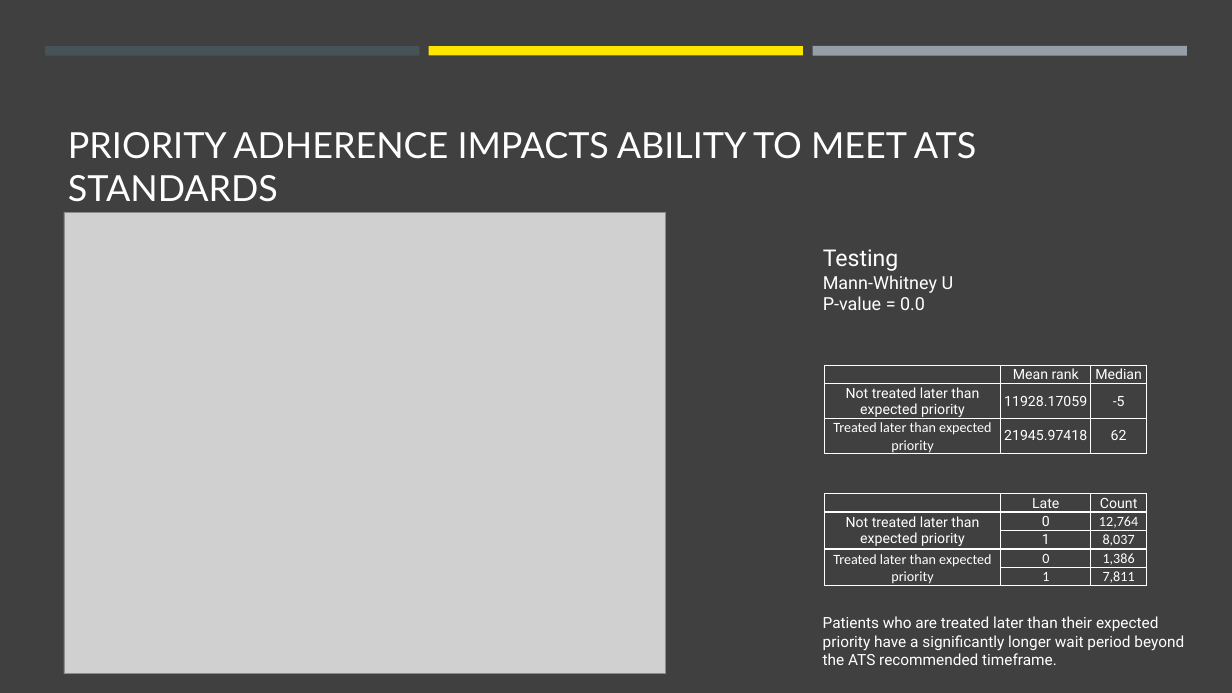
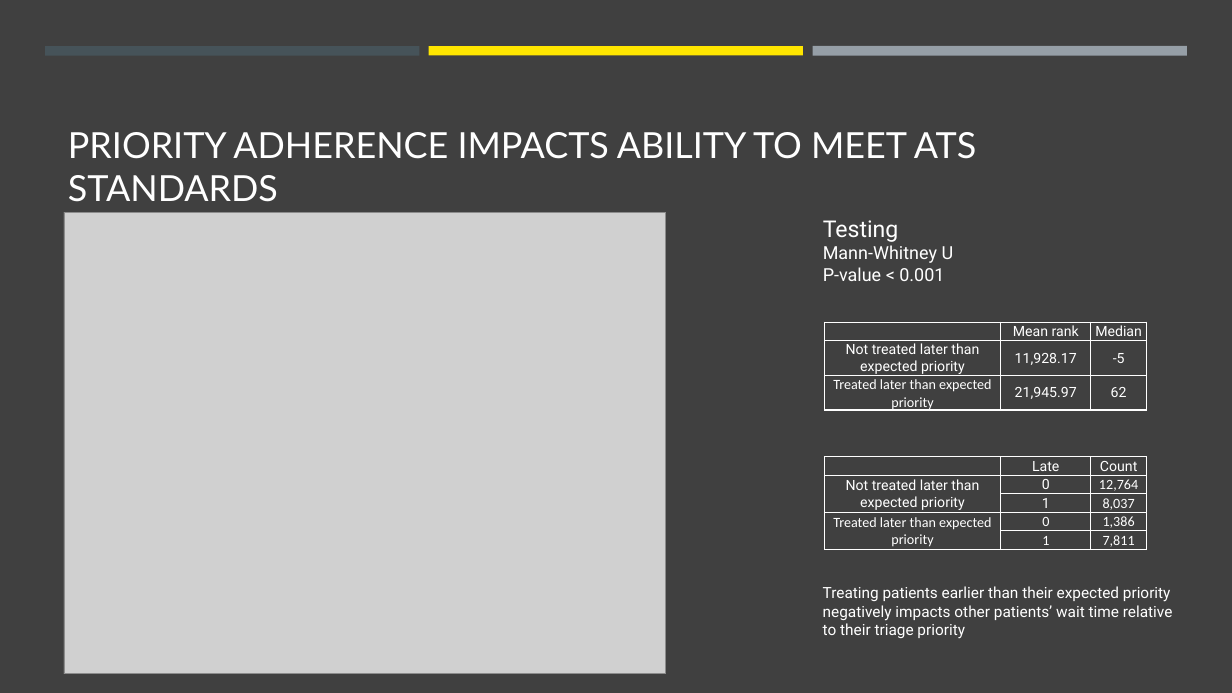
Before and after one commit to jasonnguyen3697/EY_DataChallenge, a slide deck: slide 10 of stuff.pptx. Drawn at 1232x693 pixels with LibreOffice and Linux fonts; fonts in the diff are those of the drawing; grey boxes stand for pictures. Boxes give left, top, right and bottom in pixels: in the first picture for what was removed or moved away, otherwise in the second. Text is boxed around its words. In the diff, an @@ line names an element or a change of style, - is before the commit and + after.

```diff
--- a/stuff.pptx
+++ b/stuff.pptx
@@ text "Testing": place and size @@
-text "Testing" at bbox=[823, 249, 954, 310]
+text "Testing" at bbox=[823, 220, 954, 281]
@@ text at bbox=[823, 267, 944, 281]: text changed @@
-P-value = 0.0
+P-value < 0.001
@@ table at bbox=[824, 323, 1147, 415] @@
-row 2, column 2: 11928.17059
+row 2, column 2: 11,928.17
-row 3, column 2: 21945.97418
+row 3, column 2: 21,945.97
@@ table: place and size @@
-table at bbox=[824, 365, 1147, 458]
+table at bbox=[824, 323, 1147, 415]
@@ table: place and size @@
-table at bbox=[824, 494, 1147, 590]
+table at bbox=[824, 457, 1147, 551]
@@ text at bbox=[823, 586, 1173, 639]: text changed @@
-Patients who are treated later than their expected priority have a significantly longer wait period beyond the ATS recommended timeframe.
+Treating patients earlier than their expected priority negatively impacts other patients’ wait time relative to their triage priority
```
Also in this commit, not shown: 10 other slides changed, 1 slide added, 3 slides removed.
